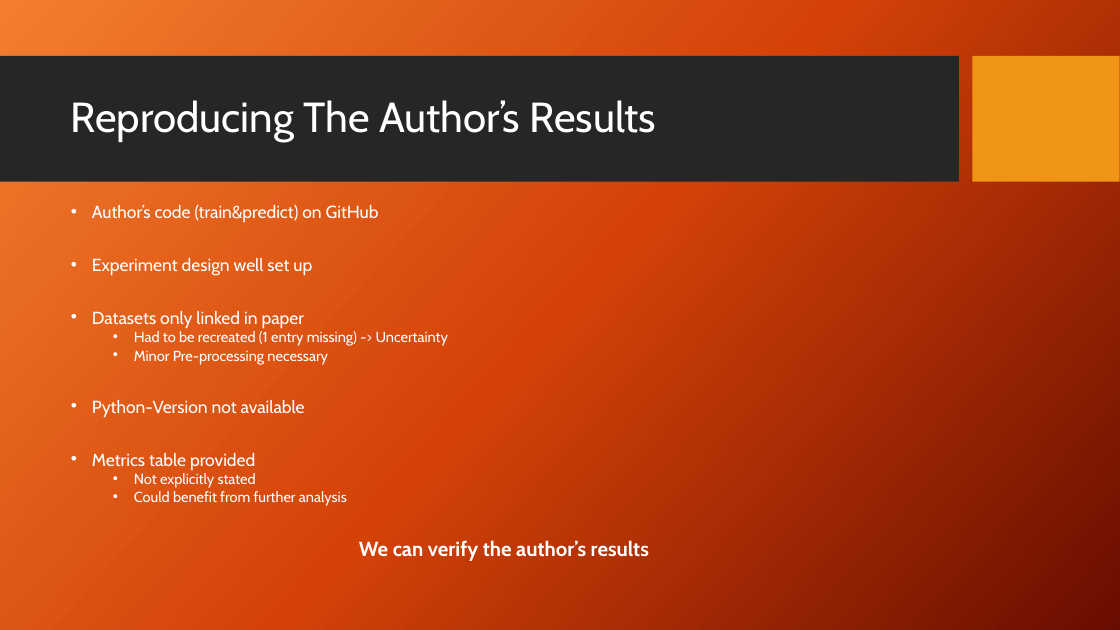
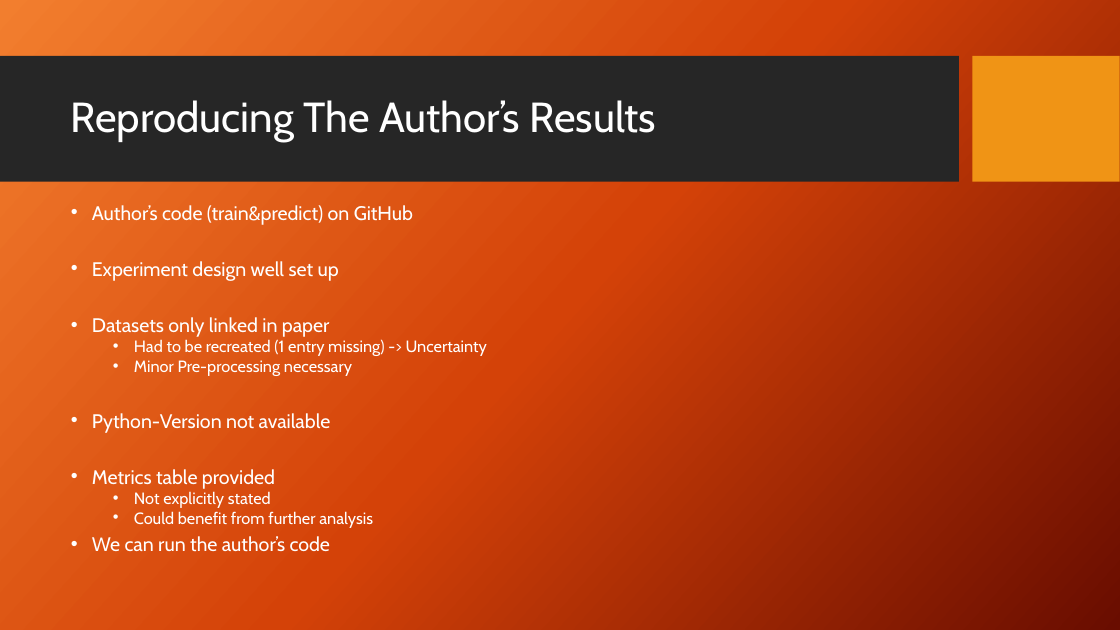
Before and after one commit to mazinator/expdes-assignment-2-group-24B, a slide deck: slide 3 of Presentation.pptx. Drawn at 1120x630 pixels with LibreOffice and Linux fonts; fonts in the diff are those of the drawing; background and template pictures are left out. Boxes give left, top, right and bottom in pixels: in the first picture for what was removed or moved away, otherwise in the second. Text is boxed around its words. In the diff, an @@ line names an element or a change of style, - is before the commit and + after.

```diff
--- a/Presentation.pptx
+++ b/Presentation.pptx
@@ text at bbox=[92, 205, 487, 528]: size 15 to 16.8 pt in "Author’s code (train&predict) on GitHub", "Experiment design well set up", "Datasets only linked in paper", "Python-Version not available" and 1 more places; size 12.5 to 14 pt in "Had to be recreated (1 entry missing) ...", "Minor Pre-processing necessary", "Not explicitly stated", "Could benefit from further analysis" @@
@@ text at bbox=[92, 536, 330, 552]: text changed; size 17.5 to 16.8 pt; bold off @@
-We can verify the author’s results
+• We can run the author’s code
```
